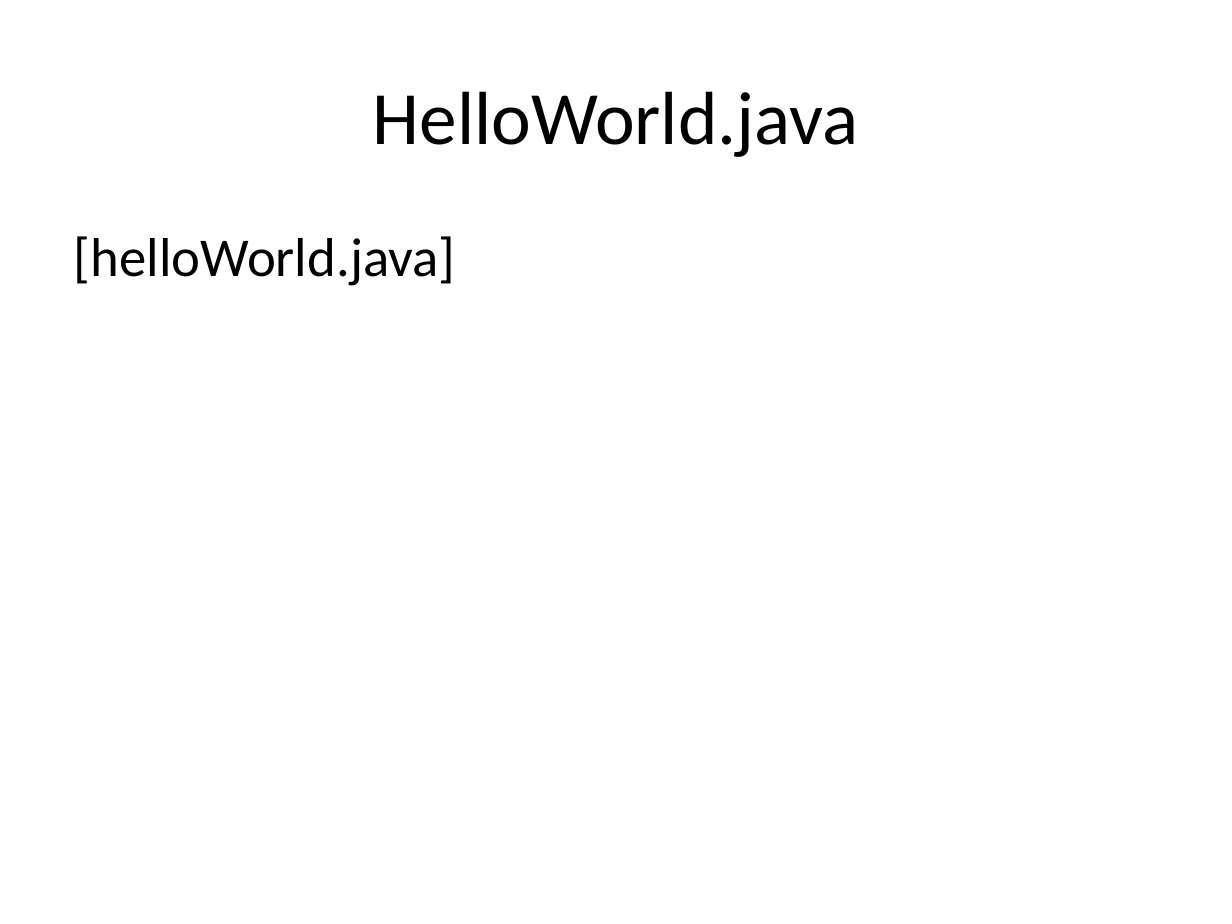
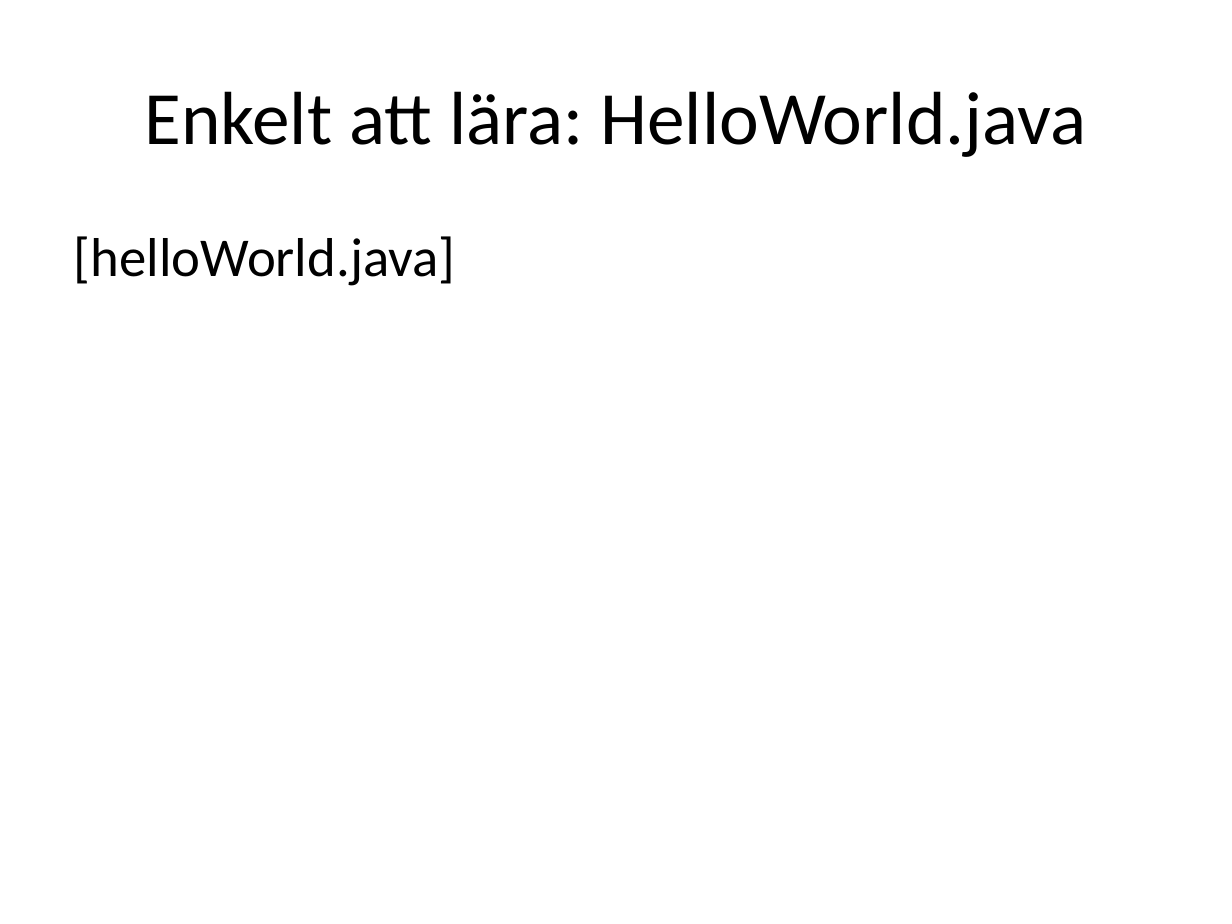
Before and after one commit to me97esn/groovyseminarium, a slide deck: slide 16 of groovyseminarie/dokument/groovyseminarium_source.pptx. Drawn at 1232x924 pixels with LibreOffice and Linux fonts; fonts in the diff are those of the drawing. Boxes give left, top, right and bottom in pixels: in the first picture for what was removed or moved away, otherwise in the second. Text is boxed around its words. In the diff, an @@ line names an element or a change of style, - is before the commit and + after.

```diff
--- a/groovyseminarie/dokument/groovyseminarium_source.pptx
+++ b/groovyseminarie/dokument/groovyseminarium_source.pptx
@@ title at (144, 91, 1087, 157): text changed @@
-HelloWorld.java
+Enkelt att lära: HelloWorld.java
```
Also in this commit, not shown: 3 other slides changed, 6 slides added, 1 other file.
